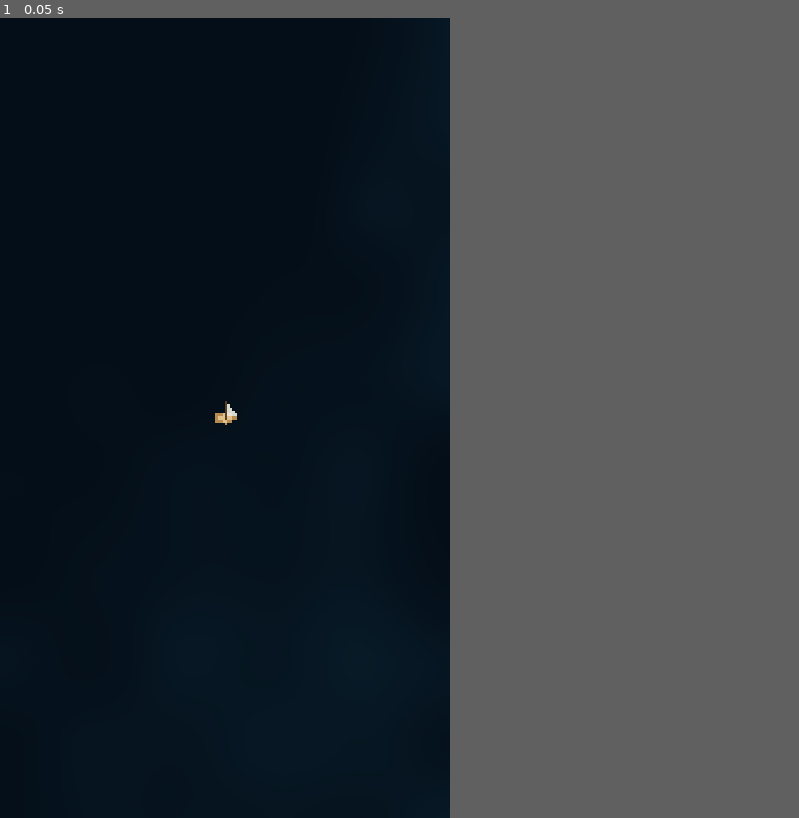
Above: before the commit, frame 1.
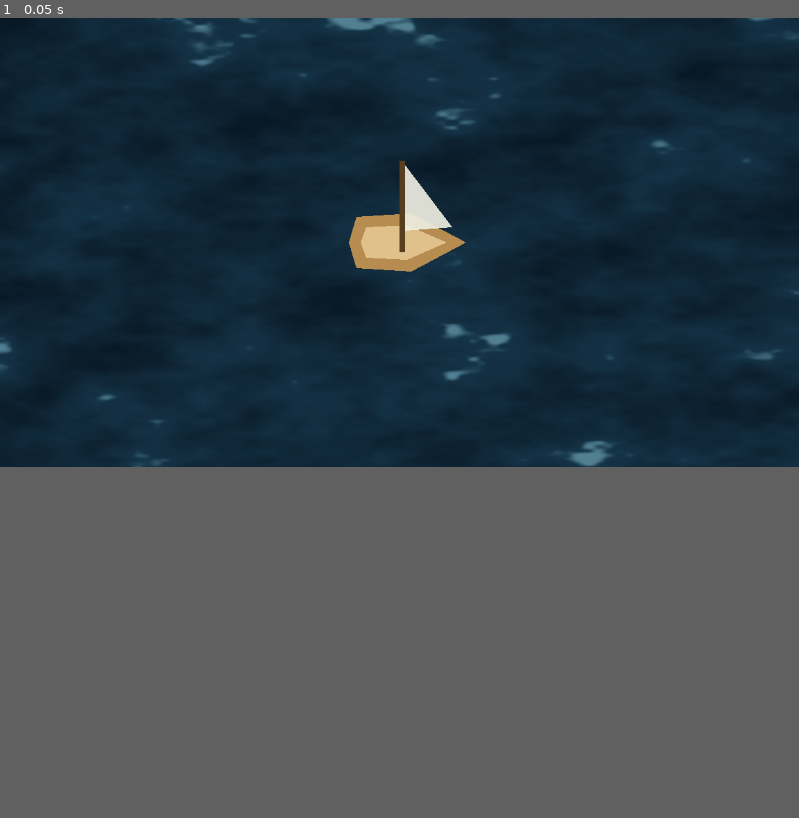
Above: after the commit, the same moment.

Repository: shiblinggames/smallfishescollector
Game: Godot game, scene res://scenes/Sea.tscn
Same seed, same stepped clock (60 frames per second), same inputs: the game is played once before the commit and once after it.
Inputs:
- Up to frame 1 (0.05 s): no input
In our replay, the window is 450x800 before the commit and 799x449 after it. These sizes can differ from the game's own. Grey fills any space a smaller window leaves; there, only what the larger window draws over its background counts as a difference.

The runs differ from the first frame. In frame 1, 26% of the frame differs, in the area x 0-100%, y 0-57%.

Commit message:
The Sea: make the water look like water and the boat visible
Rendered it and looked, rather than guessing from the source. Two things
were wrong and the first hid the second.

The boat was 34px on a 540px frame, so what you saw was mostly empty
water with a few strokes in the middle. Roughly tripled in world units
rather than by zooming the camera, so the visible area of sea is unchanged.

The water was flat murk. Averaging octaves leaves a distribution bunched
near the midpoint, so a crest band sitting up at 0.78 never fired at all
and the deep colour was very nearly black. Correcting that with a
smoothstep then overshot into hard blobs: with everything bunched around
0.5, a smoothstep across the middle drives almost every pixel to one end.

What works is a gentle linear gain around the midpoint, four octaves
instead of three, and sampling stretched 2.4x on one axis. Isotropic noise
gives round patches and round patches read as camouflage; squashing the
sample elongates every octave into travelling bands, which is what a
surface looks like from above. Deep and shallow moved closer together too,
since anything further apart reads as two materials rather than one moving
surface.

Also dropped a dead icon reference that logged an error on every launch.

Co-Authored-By: Claude Opus 5 <noreply@anthropic.com>

Diff:
--- a/godot/sea/project.godot
+++ b/godot/sea/project.godot
@@ -17,18 +17,3 @@
 config/name="Seas the Booty — The Sea"
 run/main_scene="res://scenes/Sea.tscn"
 config/features=PackedStringArray("4.7", "GL Compatibility")
-config/icon="res://icon.svg"
-
-[display]
-
-window/size/viewport_width=1080
-window/size/viewport_height=1920
-window/stretch/mode="canvas_items"
-window/stretch/aspect="expand"
-window/handheld/orientation=1
-
-[rendering]
-
-renderer/rendering_method="gl_compatibility"
-renderer/rendering_method.mobile="gl_compatibility"
-environment/defaults/default_clear_color=Color(0.02, 0.08, 0.13, 1)
--- a/godot/sea/scenes/Sea.tscn
+++ b/godot/sea/scenes/Sea.tscn
@@ -7,10 +7,10 @@
 [sub_resource type="ShaderMaterial" id="ShaderMaterial_water"]
 shader = ExtResource("3_water")
 shader_parameter/world_offset = Vector2(0, 0)
-shader_parameter/scale = 0.0035
-shader_parameter/deep_color = Color(0.016, 0.055, 0.094, 1)
-shader_parameter/shallow_color = Color(0.055, 0.184, 0.251, 1)
-shader_parameter/crest_color = Color(0.42, 0.72, 0.8, 1)
+shader_parameter/scale = 0.006
+shader_parameter/deep_color = Color(0.035, 0.094, 0.145, 1)
+shader_parameter/shallow_color = Color(0.09, 0.22, 0.298, 1)
+shader_parameter/crest_color = Color(0.55, 0.78, 0.85, 1)
 
 [node name="Sea" type="Node2D"]
 script = ExtResource("1_sea")
@@ -35,34 +35,34 @@
 script = ExtResource("2_boat")
 
 [node name="Hull" type="Polygon2D" parent="World/Boat"]
-polygon = PackedVector2Array(34, 0, 6, 15, -22, 13, -26, 0, -22, -13, 6, -15)
+polygon = PackedVector2Array(96, 0, 17, 42, -62, 37, -73, 0, -62, -37, 17, -42)
 color = Color(0.72, 0.55, 0.32, 1)
 
 [node name="Deck" type="Polygon2D" parent="World/Boat"]
-polygon = PackedVector2Array(24, 0, 4, 9, -17, 8, -20, 0, -17, -8, 4, -9)
+polygon = PackedVector2Array(68, 0, 11, 25, -48, 22, -56, 0, -48, -22, 11, -25)
 color = Color(0.88, 0.76, 0.55, 1)
 
 [node name="Mast" type="Polygon2D" parent="World/Boat"]
-polygon = PackedVector2Array(0, 5, 0, -42, 3, -42, 3, 5)
+polygon = PackedVector2Array(0, 14, 0, -118, 8, -118, 8, 14)
 color = Color(0.35, 0.24, 0.13, 1)
 
 [node name="Sail" type="Polygon2D" parent="World/Boat"]
-polygon = PackedVector2Array(3, -6, 3, -40, 27, -8)
+polygon = PackedVector2Array(8, -17, 8, -112, 76, -22)
 color = Color(0.93, 0.93, 0.88, 0.92)
 
 [node name="Wake" type="CPUParticles2D" parent="World/Boat"]
-position = Vector2(-26, 0)
+position = Vector2(-73, 0)
 emitting = false
 amount = 36
 lifetime = 1.3
 local_coords = false
 emission_shape = 1
-emission_sphere_radius = 9.0
+emission_sphere_radius = 22.0
 direction = Vector2(-1, 0)
 spread = 26.0
 gravity = Vector2(0, 0)
 initial_velocity_min = 8.0
 initial_velocity_max = 30.0
-scale_amount_min = 1.0
-scale_amount_max = 3.0
+scale_amount_min = 2.0
+scale_amount_max = 7.0
 color = Color(0.78, 0.92, 0.97, 0.45)
--- a/godot/sea/shaders/water.gdshader
+++ b/godot/sea/shaders/water.gdshader
@@ -13,10 +13,10 @@
 // the noise samples somewhere else.
 
 uniform vec2 world_offset = vec2(0.0);
-uniform float scale : hint_range(0.0005, 0.02) = 0.0035;
-uniform vec4 deep_color : source_color = vec4(0.016, 0.055, 0.094, 1.0);
-uniform vec4 shallow_color : source_color = vec4(0.055, 0.184, 0.251, 1.0);
-uniform vec4 crest_color : source_color = vec4(0.42, 0.72, 0.80, 1.0);
+uniform float scale : hint_range(0.0005, 0.05) = 0.006;
+uniform vec4 deep_color : source_color = vec4(0.035, 0.094, 0.145, 1.0);
+uniform vec4 shallow_color : source_color = vec4(0.090, 0.220, 0.298, 1.0);
+uniform vec4 crest_color : source_color = vec4(0.55, 0.78, 0.85, 1.0);
 
 float hash(vec2 p) {
 	return fract(sin(dot(p, vec2(127.1, 311.7))) * 43758.5453);
@@ -37,21 +37,32 @@
 
 void fragment() {
 	vec2 world = (FRAGCOORD.xy + world_offset) * scale;
+	// STRETCHED ACROSS ONE AXIS. Isotropic noise gives round patches, and round
+	// patches read as camouflage, not sea. Squashing the sample makes every
+	// octave elongate into travelling bands, which is what a surface actually
+	// looks like from above.
+	vec2 w = world * vec2(1.0, 2.4);
 	float t = TIME;
 
-	// Swell: big and slow. This is the shape of the sea.
-	float swell = noise(world * 1.0 + vec2(t * 0.020, t * 0.013));
-	// Chop: mid-scale, faster, travelling across the swell rather than with it.
-	float chop  = noise(world * 2.7 + vec2(-t * 0.055, t * 0.038));
-	// Glitter: small and quick. Only ever seen in the crests.
-	float fine  = noise(world * 7.5 + vec2(t * 0.11, -t * 0.09));
+	// Four octaves, each smaller and faster, all drifting the same general way
+	// so the whole surface has a direction rather than boiling in place.
+	float swell = noise(w * 1.00 + vec2(t * 0.050, t * 0.020));
+	float chop  = noise(w * 2.30 + vec2(-t * 0.110, t * 0.050));
+	float fine  = noise(w * 5.10 + vec2(t * 0.190, -t * 0.080));
+	float tiny  = noise(w * 11.0 + vec2(-t * 0.300, t * 0.140));
 
-	float h = swell * 0.60 + chop * 0.30 + fine * 0.10;
+	float h = swell * 0.45 + chop * 0.28 + fine * 0.18 + tiny * 0.09;
 
-	vec3 col = mix(deep_color.rgb, shallow_color.rgb, smoothstep(0.30, 0.72, h));
-	// Crests are a narrow band at the very top of the range, so they read as
-	// catching light rather than as a third colour smeared over everything.
-	col = mix(col, crest_color.rgb, smoothstep(0.78, 0.94, h) * 0.55);
+	// A GENTLE gain around the midpoint, not a smoothstep. Averaging octaves
+	// leaves a distribution bunched near 0.5, and a smoothstep across that
+	// bunching drove nearly every pixel to one end or the other -- hard blobs
+	// with no midtones. A modest linear stretch keeps the middle intact.
+	h = clamp((h - 0.5) * 1.55 + 0.5, 0.0, 1.0);
+
+	vec3 col = mix(deep_color.rgb, shallow_color.rgb, h);
+	// Crests: a thin sliver at the very top, so they read as the odd wave
+	// catching light rather than as foam over half the ocean.
+	col = mix(col, crest_color.rgb, smoothstep(0.82, 0.99, h) * 0.5);
 
 	COLOR = vec4(col, 1.0);
 }
